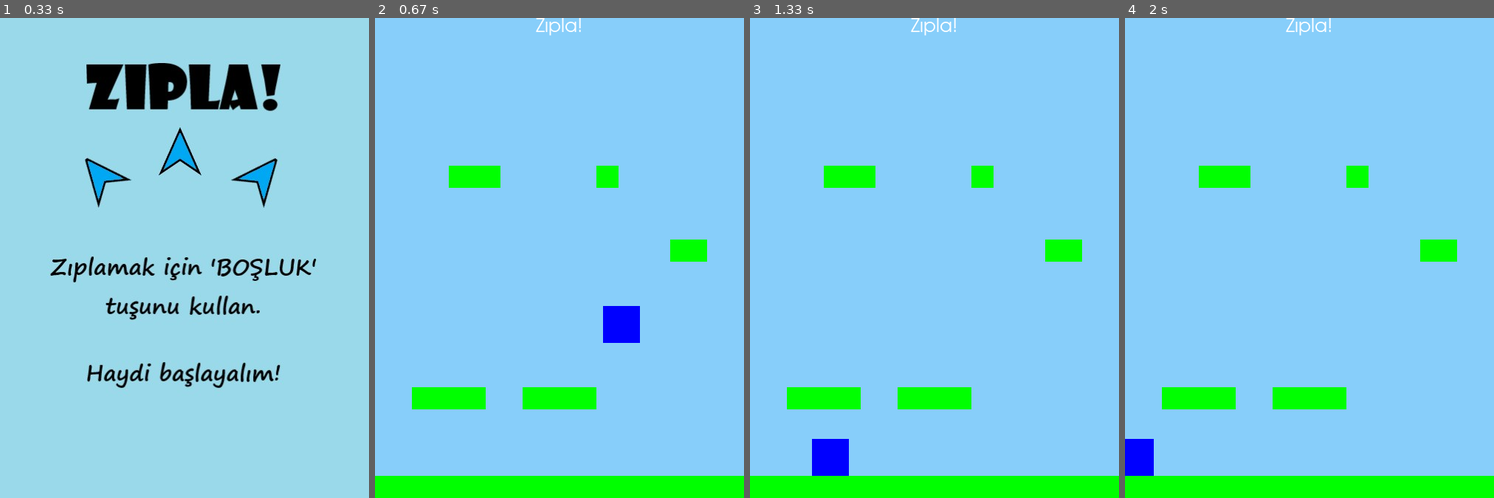
Above: before the commit, frames 1-4 (left to right).
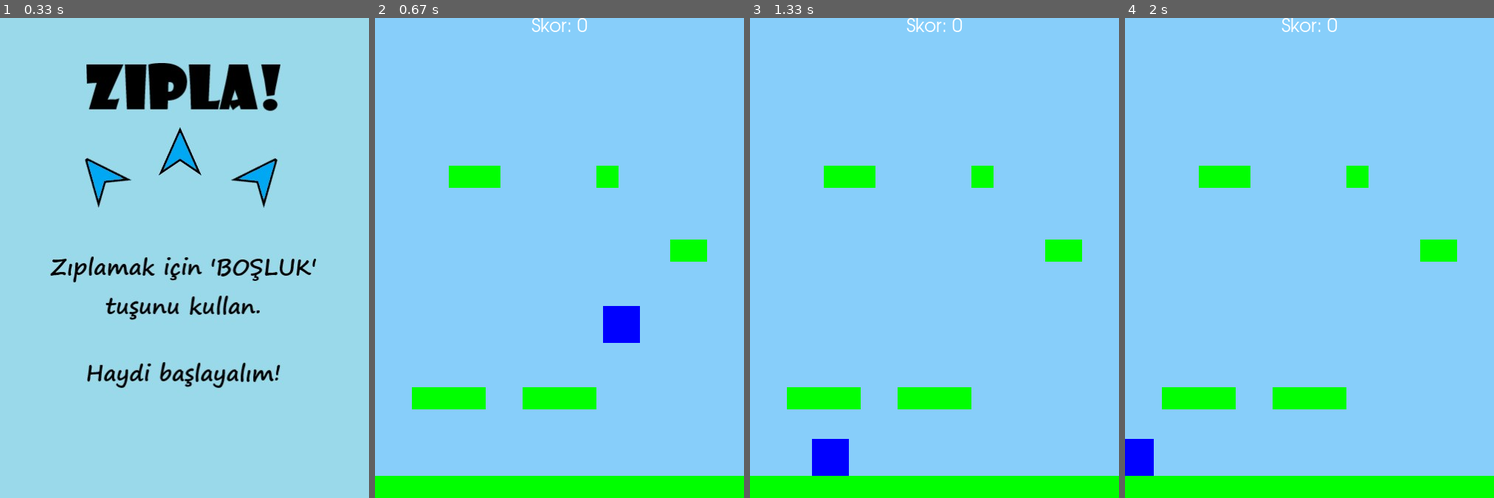
Above: after the commit, the same moments.

Repository: ProjeYonetimiDersi/Butunleme-Pygame
Game: pygame game, started from projeyonetimiButunleme/main.py
Two runs of this game, one before a commit and one after it. Both use one fixed random seed, a clock stepped at 60 frames per second and the inputs below.
Inputs:
- Up to frame 1 (0.33 s): no input
- Up to frame 2 (0.67 s): hold Right from 0.33 s (still down)
- Up to frame 3 (1.33 s): release Right at 0.8 s; hold Right 0.83-1.3 s
- Up to frame 4 (2 s): hold Left 1.33-1.87 s; hold Left from 1.9 s (still down)

Frame 1 is identical in both runs. In frame 2, 0.2% of the frame differs, in the area x 42-58%, y 0-4%; in frame 3, 0.2%; in frame 4, 0.2%.

Commit message:
skor işlemleri eklendi.

Diff:
--- a/projeyonetimiButunleme/main.py
+++ b/projeyonetimiButunleme/main.py
@@ -10,6 +10,8 @@
         self.clock = pygame.time.Clock()
         self.running = True
         self.sayac = 0
+        self.skor = 0
+        self.maksimumSkor = 0
 
     def new(self):
         self.all_sprites = pygame.sprite.Group()
@@ -55,10 +57,7 @@
 
     def draw(self):
         self.screen.fill((135, 206, 250))
-        if self.sayac %2 == 0:
-            self.ustyazi()
-        else:
-            pass
+        self.ustyazi("Skor: {}".format(self.skor))
         self.all_sprites.draw(self.screen)
 
     def update(self):
@@ -76,13 +75,32 @@
                 plat.rect.y += abs(self.player.hiz.y)
                 if plat.rect.top >= HEIGHT:
                     plat.kill()
+                    self.skor += 10
 
         if self.player.rect.top > HEIGHT:
             for sprite in self.all_sprites:
                 sprite.rect.y -= max(self.player.hiz.y, 15)
                 if sprite.rect.bottom < 0:
                     sprite.kill()
+
         if len(self.platforms) == 0:
+            try:
+                with open("skor.txt", "r") as dosya:
+                    kayitliSkor = int(dosya.read())
+                    if self.skor > kayitliSkor:
+                        with open("skor.txt", "w") as dosya:
+                            dosya.writelines(str(self.skor))
+                        self.maksimumSkor = self.skor
+                    else:
+                        with open("skor.txt","r") as dosya:
+                            skor = str(dosya.read())
+                            self.maksimumSkor = skor
+            except FileNotFoundError:
+                with open("skor.txt", "w") as dosya:
+                    dosya.writelines(str(self.skor))
+                    self.maksimumSkor = skor
+
+            self.skor = 0
             self.playing = False
 
 
@@ -112,6 +130,11 @@
     def bitisEkrani(self):
         resim = pygame.image.load("gover.jpg")
         self.screen.blit(resim, resim.get_rect())
+
+        font = pygame.font.SysFont("Century Gothic", 25)
+        text = font.render("En Yüksek Skor: {}".format(self.maksimumSkor), True, (0, 0, 0))
+        self.screen.blit(text, (WIDTH/2-(text.get_size() [0]/2), 480))
+
         pygame.display.update()
         self.tusBekleme()
 
@@ -126,9 +149,9 @@
                 if event.type == pygame.KEYDOWN:
                     bekleme = False
 
-    def ustyazi(self):
+    def ustyazi(self, yazi="Zıpla!"):
         font = pygame.font.SysFont("Century Gothic", 25)
-        text = font.render("Zıpla!", True, (255, 255, 255))
+        text = font.render(yazi, True, (255, 255, 255))
         self.screen.blit(text, (WIDTH/2-(text.get_size() [0]/2), 0))
 
 game = Game()
--- /dev/null
+++ b/projeyonetimiButunleme/skor.txt
@@ -0,0 +1 @@
+370
